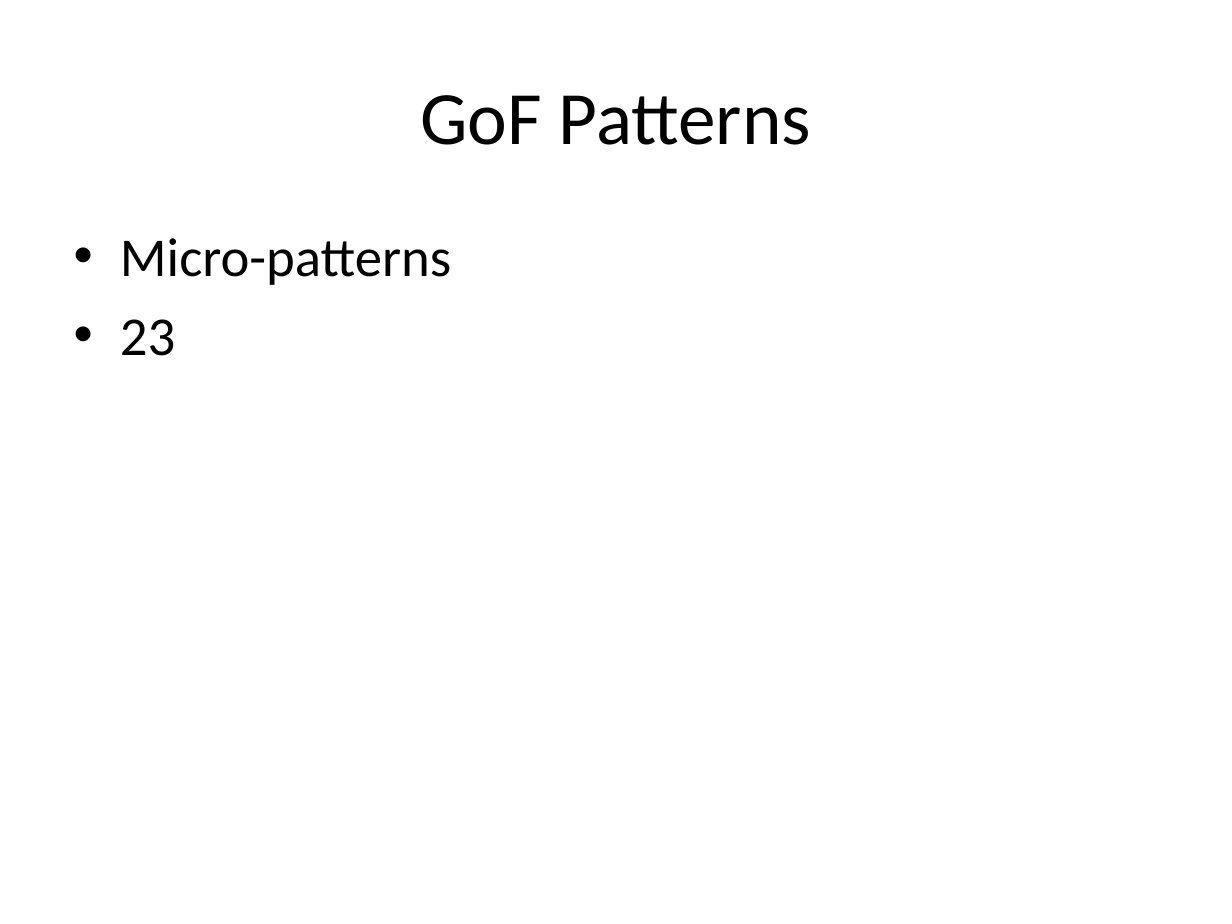
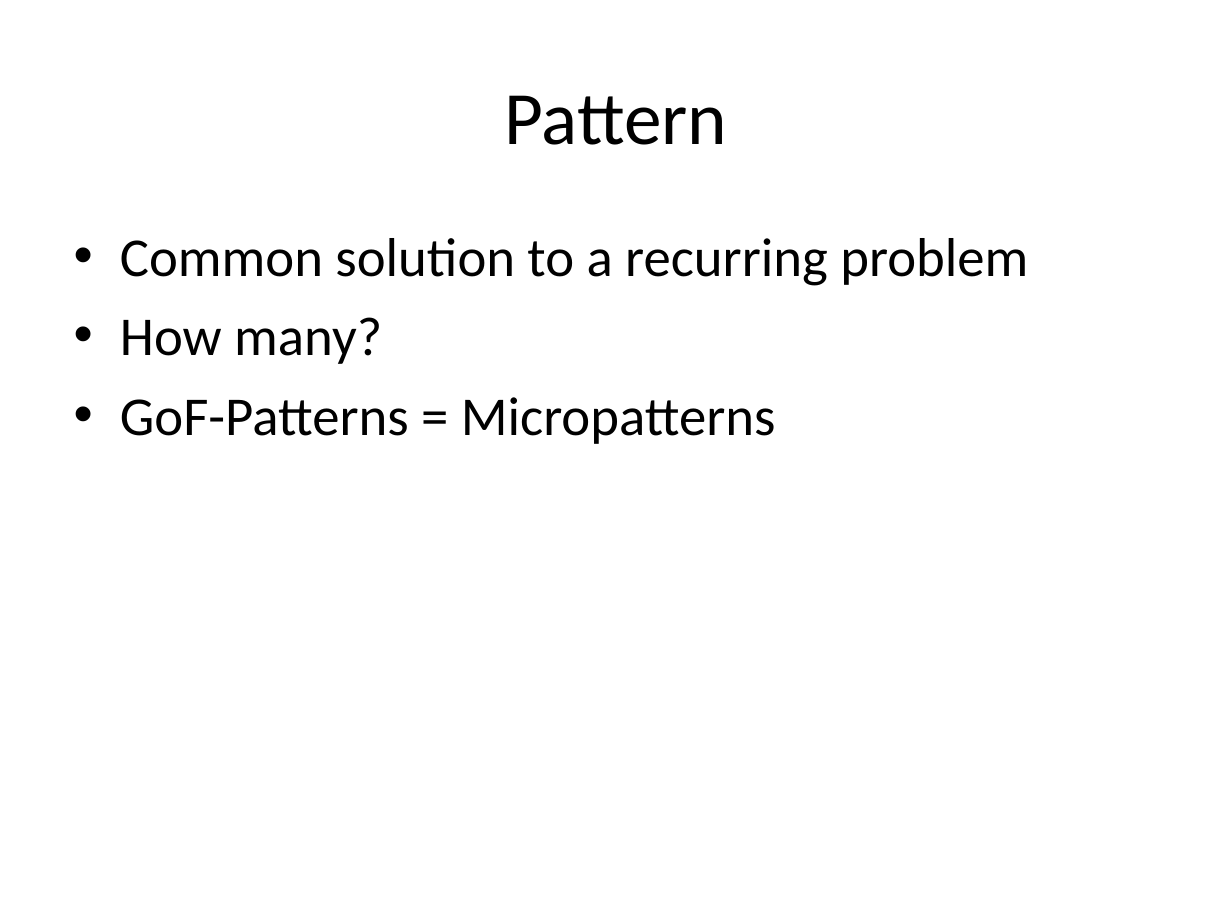
Before and after one commit to kamyu104/GofPatterns, a slide deck: slide 5 of Effective patterns.ppt (slide 4 before the commit). Drawn at 1232x924 pixels with LibreOffice and Linux fonts; fonts in the diff are those of the drawing. Boxes give left, top, right and bottom in pixels: in the first picture for what was removed or moved away, otherwise in the second. Text is boxed around its words. In the diff, an @@ line names an element or a change of style, - is before the commit and + after.

```diff
--- a/Effective patterns.ppt
+++ b/Effective patterns.ppt
@@ title at (504,95,727,145): text changed @@
-GoF Patterns
+Pattern
@@ text at (120,238,1028,444): text changed @@
-• Micro-patterns
-• 23
+• Common solution to a recurring problem
+• How many?
+• GoF-Patterns = Micropatterns
```
Also in this commit, not shown: 5 other slides changed, 27 slides added, 19 slides removed, 4 other files.
